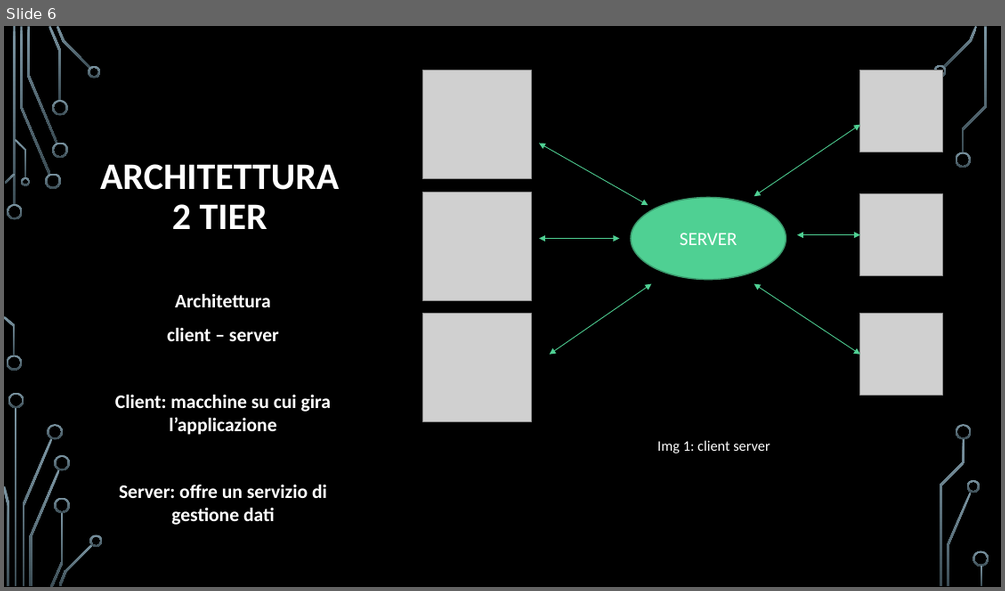
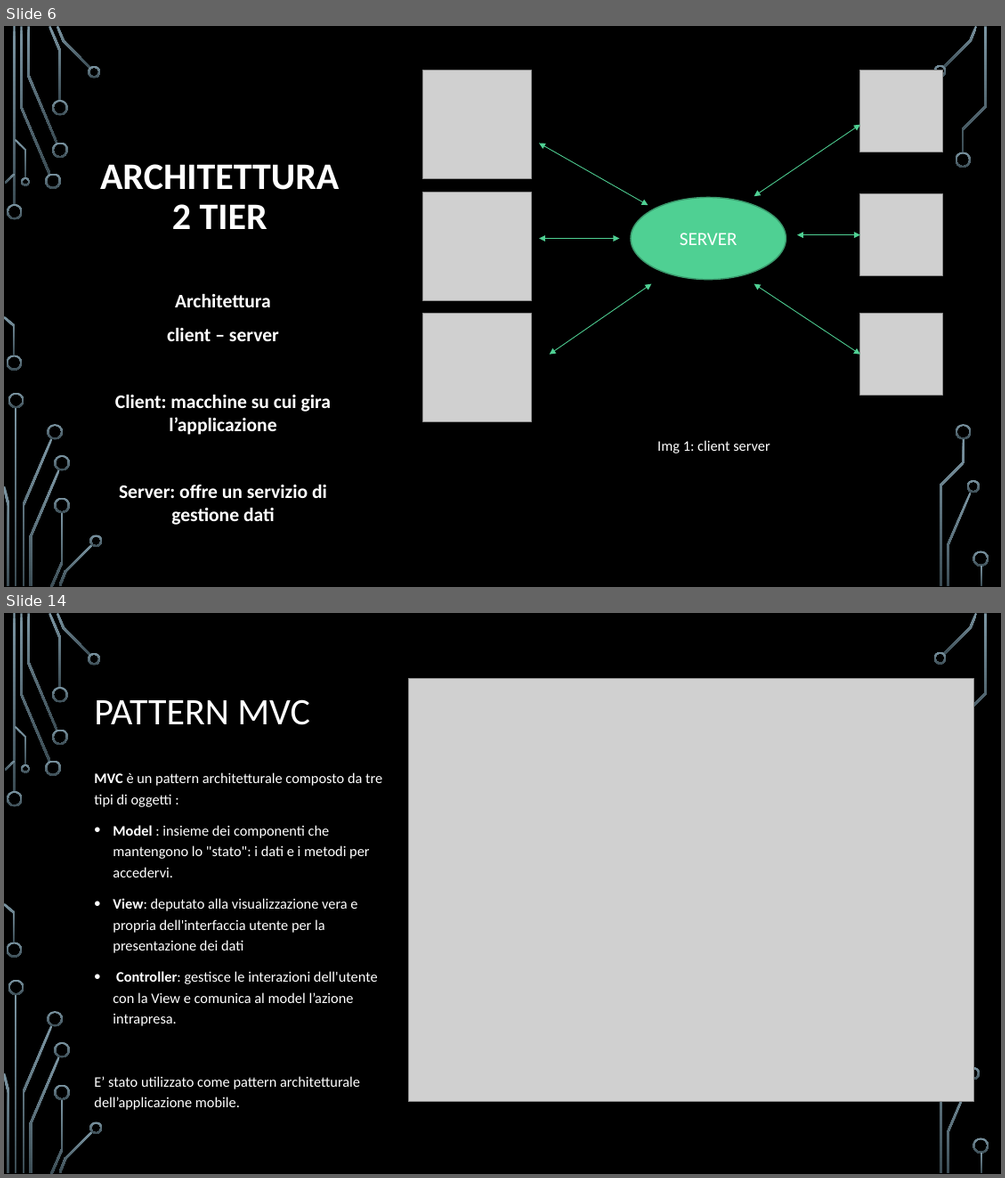
Before and after one commit to GiulianoVan/Progetto_Ingegneria, a slide deck: Documentazione/Presentazione Ingegneria/Progetto Ingegneria del Software 2017.pptx. Shown one above the other, each under a label of ours: slide 6 before the commit, slides 6 and 14 after it; the slides between them are not shown. The pictures are 1005x591 and 1005x1178 pixels, drawn with LibreOffice and Linux fonts; fonts in the diff are those of the drawing; grey boxes stand for pictures; background and template pictures are left out. Boxes give left, top, right and bottom in pixels: in the first picture for what was removed or moved away, otherwise in the second. Text is boxed around its words. In the diff, an @@ line names an element or a change of style, - is before the commit and + after.

```diff
--- a/Documentazione/Presentazione Ingegneria/Progetto Ingegneria del Software 2017.pptx
+++ b/Documentazione/Presentazione Ingegneria/Progetto Ingegneria del Software 2017.pptx
@@ slide 14 added at [4,613,1001,1174], background picture (left out); not listed: 34 template elements that a slide beside it also shows @@
@@ picture added at [409,679,974,1102] @@
@@ title added at [94,699,310,725], 36 pt, text #FFFFFF @@
+PATTERN MVC
@@ text added at [94,772,382,1110], 14 pt, text #FFFFFF @@
+MVC è un pattern architetturale composto da tre tipi di oggetti :
+• Model : insieme dei componenti che mantengono lo "stato": i dati e i metodi per accedervi.
+• View: deputato alla visualizzazione vera e propria dell'interfaccia utente per la presentazione dei dati
+• Controller: gestisce le interazioni dell'utente con la View e comunica al model l’azione intrapresa.
+E’ stato utilizzato come pattern architetturale dell’applicazione mobile.
```
Also in this commit, not shown: 6 slides changed, 4 other slides added, 2 slides removed, 6 other files.
